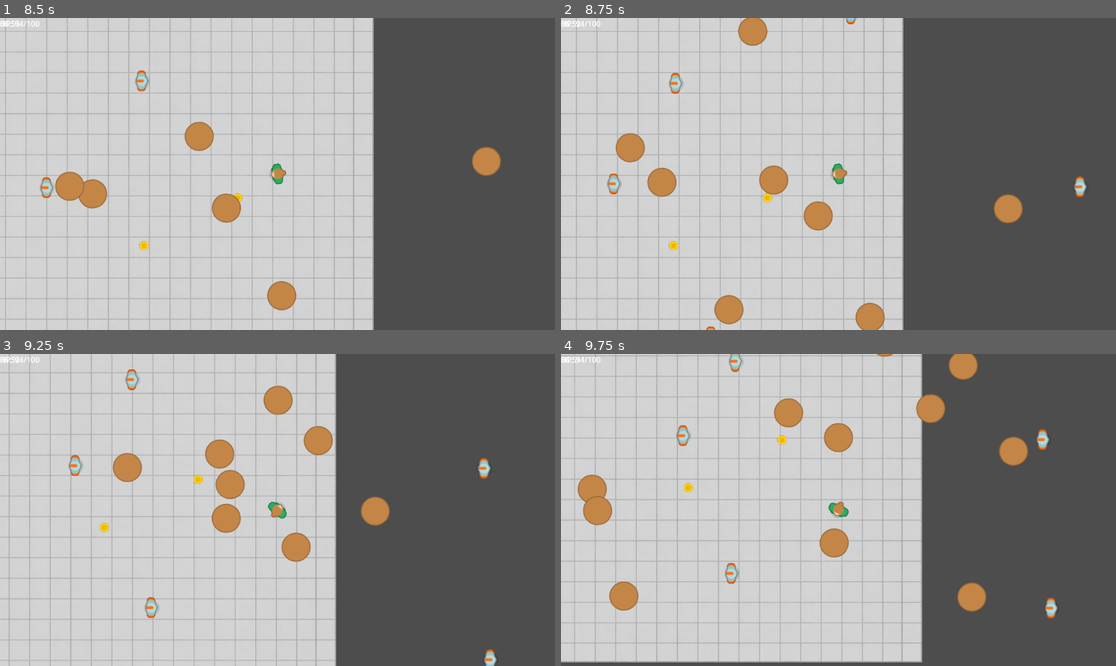
Above: before the commit, frames 1-4 (two rows, left to right).
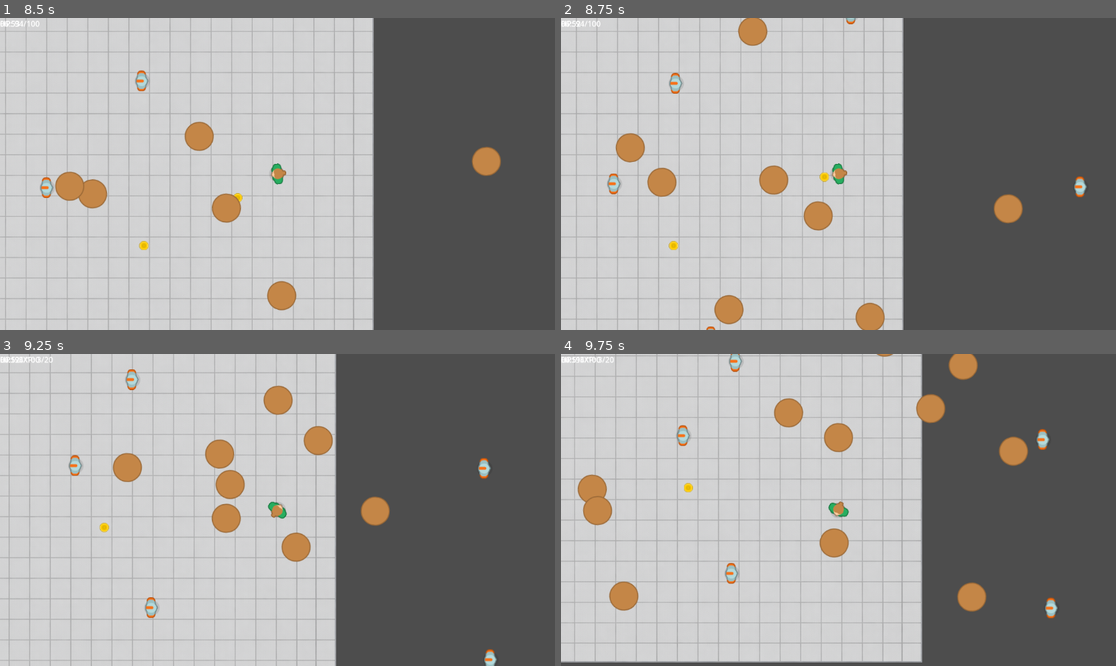
Above: after the commit, the same moments.

Repository: haom1ng7/SurvivorsLike
Game: Godot game, scene res://Scenes/StartMenu.tscn
The game is run twice, just before and just after one commit, with the same random seed, the same clock (stepped at 60 frames per second) and the same inputs.
Inputs (mouse positions are in pixels of both pictures, inside the frame that each line leads up to):
- Up to frame 1 (8.5 s): click "Play" at 0.5 s; tap Enter at 1.25 s; move the mouse to (399, 158) at 1.27 s; press the mouse at (399, 158) at 1.28 s; hold D (move_right) 1.28-2.03 s; move the mouse to (166, 189) at 2.02 s; release the mouse at (166, 189) at 2.03 s; hold S (move_down) 2.03-2.78 s; click (166, 189) at 2.1 s; move the mouse to (333, 105) at 2.77 s; press the mouse at (333, 105) at 2.78 s; hold D (move_right) 2.78-3.53 s; move the mouse to (249, 236) at 3.52 s; release the mouse at (249, 236) at 3.53 s; hold W (move_up) 3.53-4.28 s; click (249, 236) at 3.6 s; move the mouse to (444, 220) at 4.27 s; press the mouse at (444, 220) at 4.28 s; hold A (move_left) 4.28-5.78 s; move the mouse to (111, 127) at 5.02 s; release the mouse at (111, 127) at 5.03 s; click (111, 127) at 5.1 s; move the mouse to (305, 174) at 5.77 s; press the mouse at (305, 174) at 5.78 s; hold S (move_down) 5.78-6.53 s; move the mouse to (194, 96) at 6.52 s; release the mouse at (194, 96) at 6.53 s; hold D (move_right) 6.53-7.28 s; click (194, 96) at 6.6 s; move the mouse to (399, 158) at 7.27 s; press the mouse at (399, 158) at 7.28 s; hold W (move_up) 7.28-8.03 s; move the mouse to (166, 189) at 8.02 s; release the mouse at (166, 189) at 8.03 s; hold D (move_right) from 8.03 s (still down); click (166, 189) at 8.1 s
- Up to frame 2 (8.75 s): keep holding D (move_right)
- Up to frame 3 (9.25 s): move the mouse to (333, 441) at 8.77 s; release D (move_right) at 8.78 s; press the mouse at (333, 441) at 8.78 s; hold S (move_down) from 8.78 s (still down)
- Up to frame 4 (9.75 s): move the mouse to (810, 572) at 9.52 s; release S (move_down) at 9.53 s; release the mouse at (810, 572) at 9.53 s; hold A (move_left) from 9.53 s (still down); click (810, 572) at 9.6 s

Frame 1 is identical in both runs. In frame 2, less than 0.1% of the frame differs, in the area x 36-49%, y 49-60%; in frame 3, less than 0.1%; in frame 4, less than 0.1%.

Commit message:
设置了碎片的吸附

Diff:
--- a/Scripts/Player.gd
+++ b/Scripts/Player.gd
@@ -9,6 +9,7 @@
 @export var move_speed := 260.0
 @export var attack := 10.0
 @export var attack_speed := 4.0
+@export var pickup_range := 150.0
 
 @export var regen_delay := 3.0
 @export var regen_per_sec := 6.0
--- a/Scripts/Shared.gd
+++ b/Scripts/Shared.gd
@@ -3,7 +3,11 @@
 
 @export var exp_value := 3
 var world_pos := Vector2.ZERO
+var is_magnetized := false
+var magnet_speed := 400.0
+
 @onready var world := get_tree().current_scene.get_node("World")
+@onready var player := get_tree().current_scene.get_node("World/Entities/Player")
 
 func setup_world(pos: Vector2):
 	world_pos = world.wrap_offset(pos)
@@ -11,8 +15,50 @@
 func _ready():
 	body_entered.connect(_on_body_entered)
 
-func _physics_process(_delta):
+func _physics_process(delta):
+	if is_magnetized:
+		_process_magnet_move(delta)
+	else:
+		_check_pickup_range()
+
 	global_position = world.world_to_screen(world_pos)
+
+func _check_pickup_range():
+	if not is_instance_valid(player): return
+
+	# 计算在循环世界中到world.world_offset的最短距离
+	var to_player = _get_vector_to_player()
+	var dist_sq = to_player.length_squared()
+
+	# 检查距离
+	var range_sq = player.pickup_range * player.pickup_range
+	if dist_sq < range_sq:
+		is_magnetized = true
+
+func _process_magnet_move(delta):
+	if not is_instance_valid(player): return
+
+	var to_player = _get_vector_to_player()
+	var dist = to_player.length()
+
+	# 加速
+	magnet_speed += 800.0 * delta
+	var move_dist = magnet_speed * delta
+
+	# 防止飞过头
+	if move_dist >= dist:
+		world_pos = world.world_offset
+	else:
+		world_pos += to_player.normalized() * move_dist
+
+	world_pos = world.wrap_offset(world_pos)
+
+func _get_vector_to_player() -> Vector2:
+	var player_pos = world.world_offset
+	var diff = player_pos - world_pos
+	diff.x = world.wrap_nearest(diff.x, world.world_size.x)
+	diff.y = world.wrap_nearest(diff.y, world.world_size.y)
+	return diff
 
 func _on_body_entered(body):
 	if body.has_method("add_exp"):
